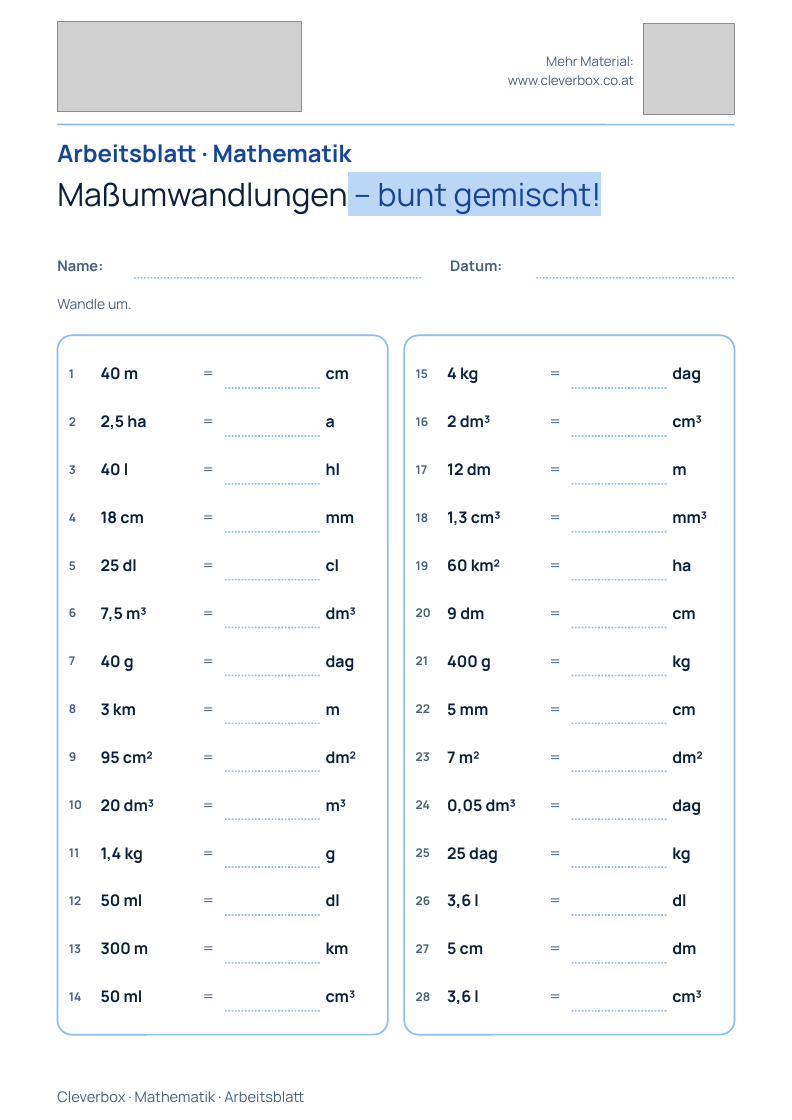
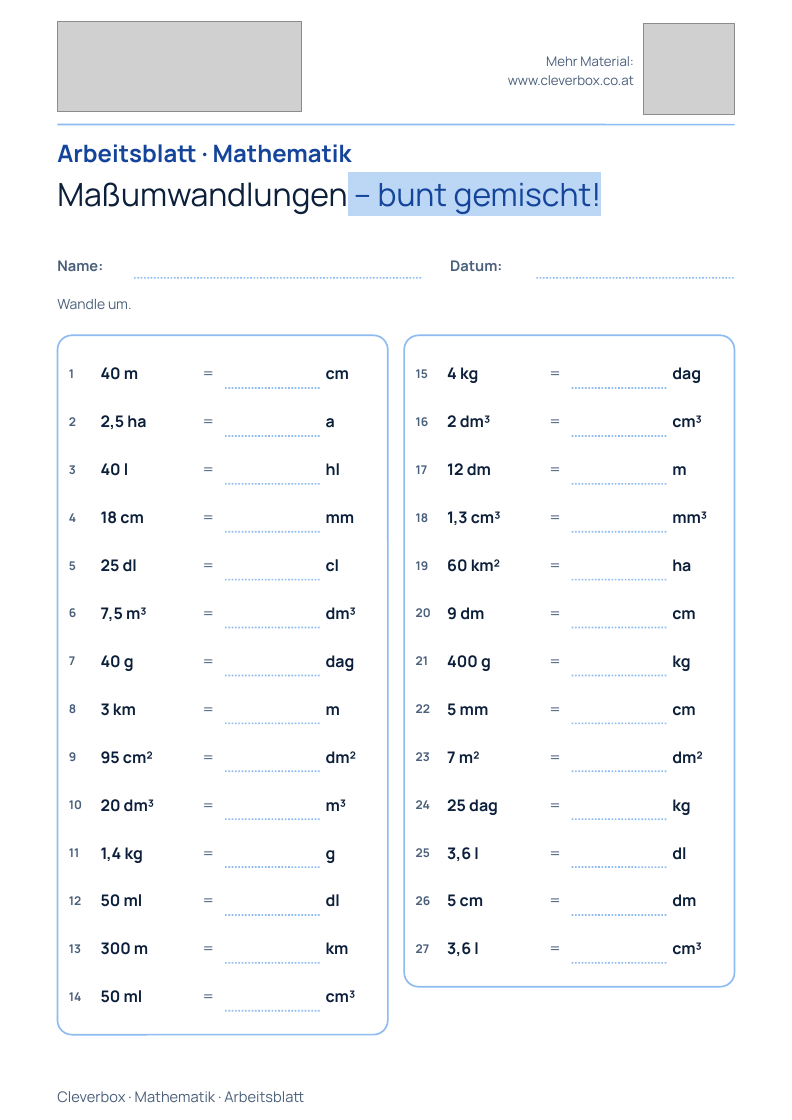
Before and after one commit to arminheske/claudecloud, a slide deck: slide 1 of videoslides/arbeitsblatt-massumwandlungen-a4.pptx. Drawn at 792x1120 pixels with LibreOffice and Linux fonts; fonts in the diff are those of the drawing; grey boxes stand for pictures. Boxes give left, top, right and bottom in pixels: in the first picture for what was removed or moved away, otherwise in the second. Text is boxed around its words. In the diff, an @@ line names an element or a change of style, - is before the commit and + after.

```diff
--- a/videoslides/arbeitsblatt-massumwandlungen-a4.pptx
+++ b/videoslides/arbeitsblatt-massumwandlungen-a4.pptx
@@ rounded rectangle resized from (x1=404, y1=335, x2=735, y2=1034) to (x1=404, y1=335, x2=735, y2=986) @@
@@ text "25 dag" moved from (x1=447, y1=847, x2=498, y2=863) to (x1=447, y1=799, x2=498, y2=815) @@
@@ text removed at (x1=447, y1=799, x2=517, y2=813) @@
-0,05 dm³
@@ text "kg" moved from (x1=672, y1=847, x2=690, y2=863) to (x1=672, y1=799, x2=690, y2=815) @@
@@ text removed at (x1=672, y1=799, x2=701, y2=815) @@
-dag
@@ 6 texts moved together from (x1=447, y1=894, x2=702, y2=1004) to (x1=447, y1=847, x2=702, y2=956) @@
@@ text removed at (x1=543, y1=972, x2=567, y2=1020) @@
-=
@@ text removed at (x1=416, y1=992, x2=430, y2=1001) @@
-28
@@ line removed from (572, 1010) to (668, 1010) @@
```
Also in this commit, not shown: 3 other files.
